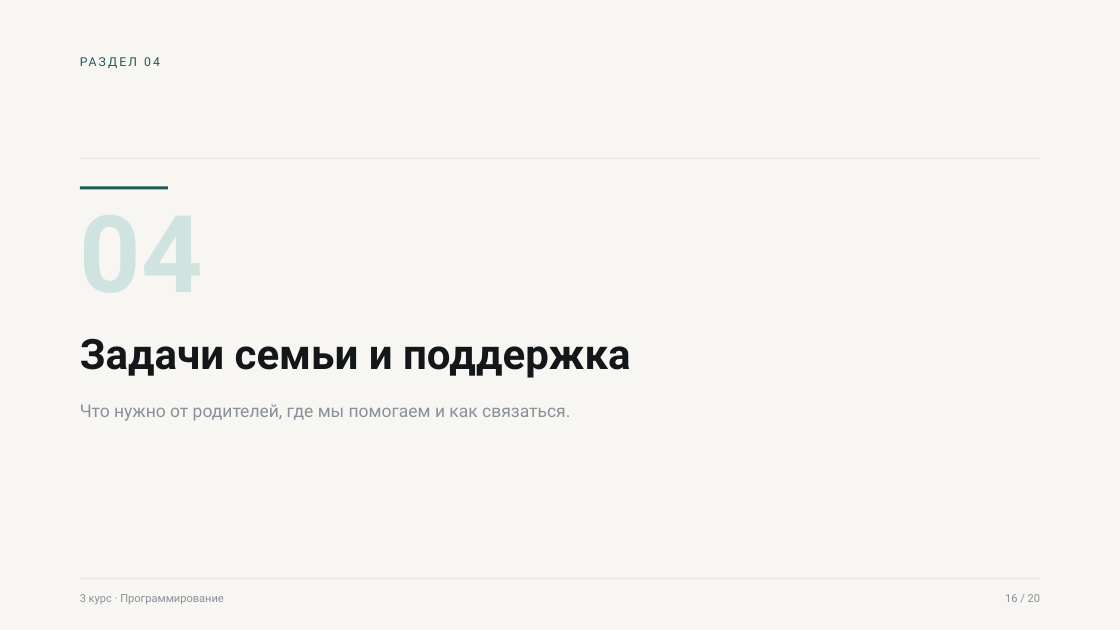
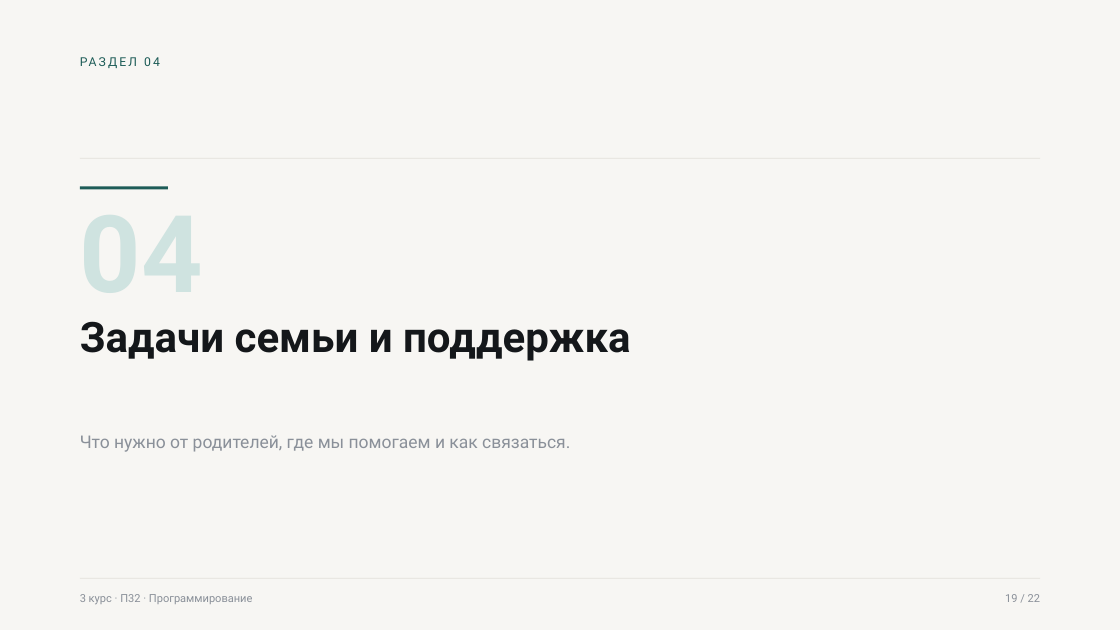
Before and after one commit to gadpam/game, a slide deck: slide 19 of presentation/out/Родительское_собрание_3_курс.pptx (slide 16 before the commit). Drawn at 1120x630 pixels with LibreOffice and Linux fonts; fonts in the diff are those of the drawing. Boxes give left, top, right and bottom in pixels: in the first picture for what was removed or moved away, otherwise in the second. Text is boxed around its words. In the diff, an @@ line names an element or a change of style, - is before the commit and + after.

```diff
--- a/presentation/out/Родительское_собрание_3_курс.pptx
+++ b/presentation/out/Родительское_собрание_3_курс.pptx
@@ text "Задачи семьи и поддержка" moved from (x1=80, y1=338, x2=631, y2=378) to (x1=80, y1=321, x2=631, y2=361) @@
@@ text "Что нужно от родителей, где ..." moved from (x1=80, y1=404, x2=570, y2=421) to (x1=80, y1=435, x2=570, y2=452) @@
@@ text at (x1=80, y1=594, x2=253, y2=604): text changed @@
-3 курс · Программирование
+3 курс · П32 · Программирование
@@ text at (x1=1005, y1=594, x2=1040, y2=602): text changed @@
-16 / 20
+19 / 22
```
Also in this commit, not shown: 14 other slides changed, 7 slides added, 5 slides removed, 5 other files.
